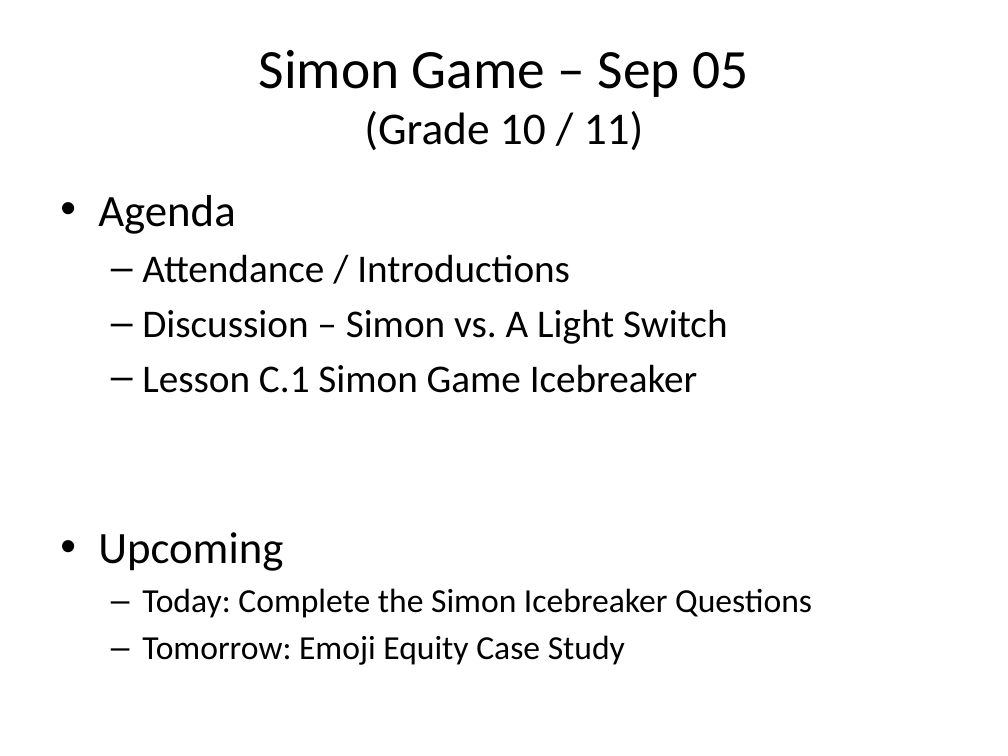
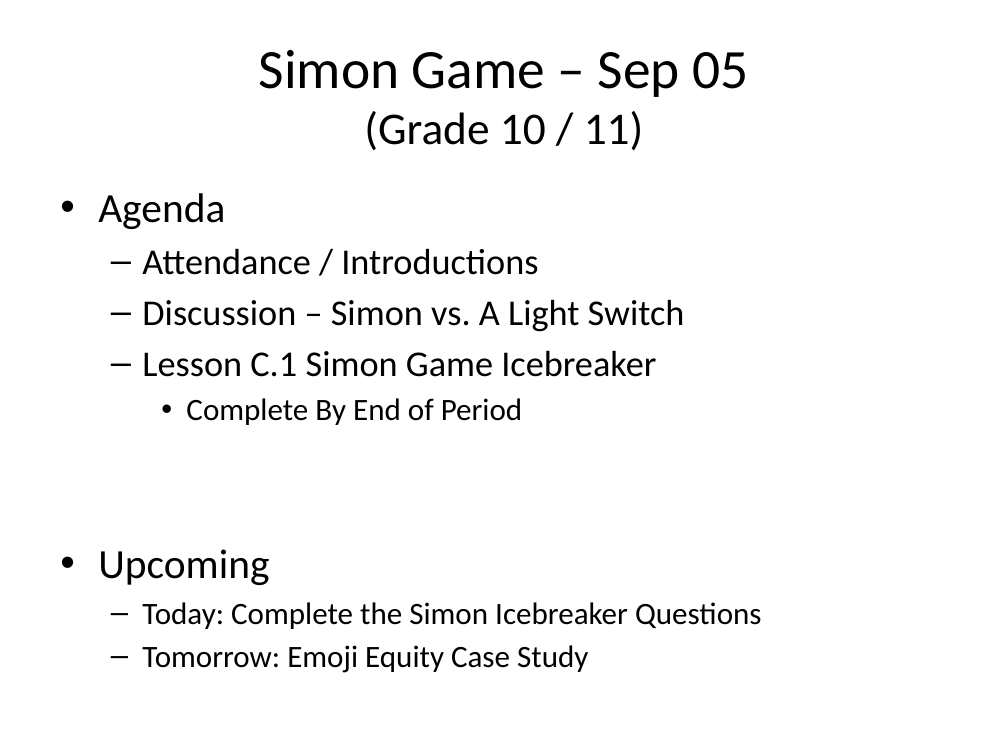
Before and after one commit to Greg5519/ICS3C0, a slide deck: slide 2 of Daily Agendas/Day1.4_SimonGame2.pptx. Drawn at 1008x756 pixels with LibreOffice and Linux fonts; fonts in the diff are those of the drawing. Boxes give left, top, right and bottom in pixels: in the first picture for what was removed or moved away, otherwise in the second. Text is boxed around its words. In the diff, an @@ line names an element or a change of style, - is before the commit and + after.

```diff
--- a/Daily Agendas/Day1.4_SimonGame2.pptx
+++ b/Daily Agendas/Day1.4_SimonGame2.pptx
@@ text at [98,193,762,673]: size 32 to 29.6 pt in "Agenda", "Upcoming"; size 28 to 25.9 pt in "Attendance / Introductions", "Discussion – Simon vs. A Light Switch", "Lesson C.1 Simon Game Icebreaker"; size 24 to 22.2 pt in "Today: Complete the Simon Icebreaker Questions", "Tomorrow: Emoji Equity Case Study" @@
@@ text at [186,398,523,425]: paragraph added @@
+    • Complete By End of Period
```
Also in this commit, not shown: 1 other slide changed, 1 other file.
